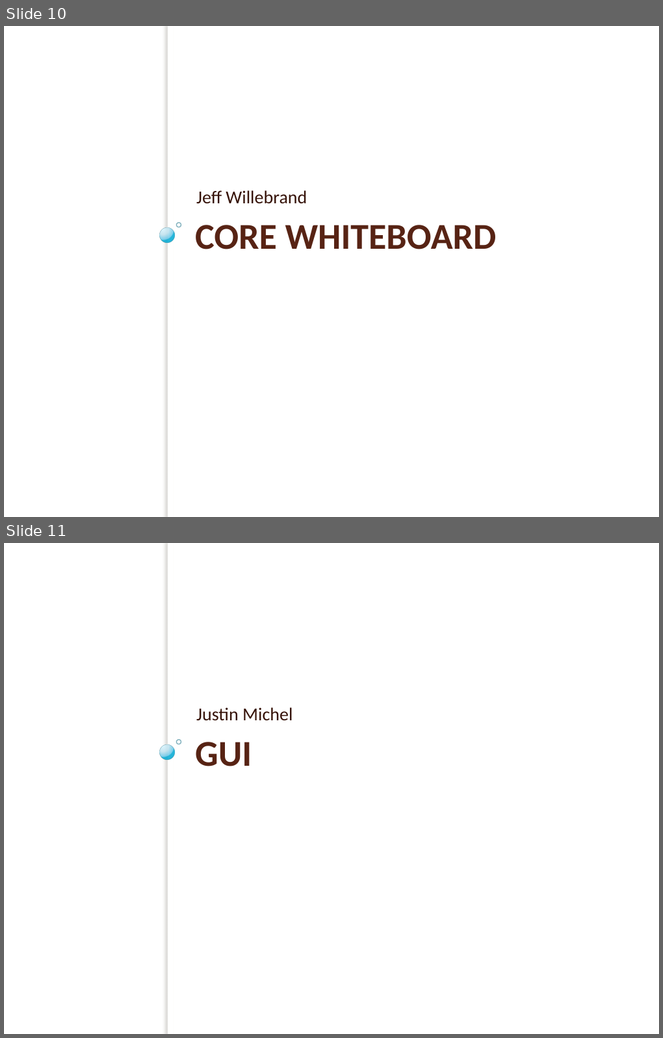
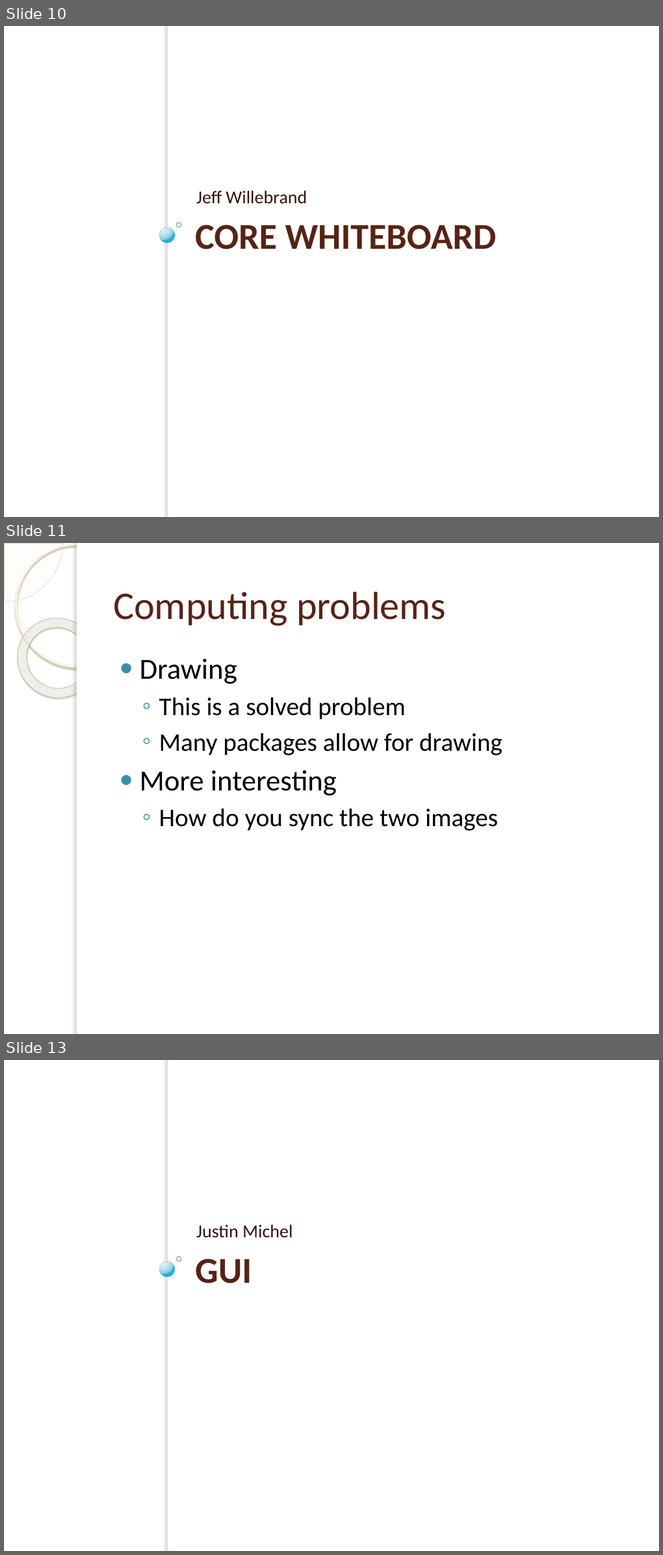
Before and after one commit to micphijus/eecs393whiteboard, a slide deck: Docs/Chatboard Build 1.pptx. Shown one above the other, each under a label of ours: slides 10 and 11 before the commit, slides 10, 11 and 13 after it; the slides between them are not shown. The pictures are 663x1038 and 663x1555 pixels, drawn with LibreOffice and Linux fonts; fonts in the diff are those of the drawing; background and template pictures are left out. Boxes give left, top, right and bottom in pixels: in the first picture for what was removed or moved away, otherwise in the second. Text is boxed around its words. In the diff, an @@ line names an element or a change of style, - is before the commit and + after.

```diff
--- a/Docs/Chatboard Build 1.pptx
+++ b/Docs/Chatboard Build 1.pptx
@@ slide 11 added at [4,543,659,1034], background picture (left out) @@
@@ pie slice (boxed as its full ellipse) added at [4,543,63,602], fill #FEFAF4 at 33% opacity, outline #D3C39F 0.25 pt @@
@@ ellipse added at [16,544,138,667], outline #FFF5DE 2.15 pt @@
@@ rectangle added at [77,543,659,1034], fill #FFFFFF @@
@@ rectangle added at [77,543,82,1034], fill #FFFFFF @@
@@ title added at [113,592,446,626], 43 pt, text #572314 @@
+Computing problems
@@ donut added at [4,602,114,714], fill gradient #FFFCF6 to #FFFEFB to #F0D28E, outline #C7B893 0.58 pt @@
@@ text added at [140,659,503,831], 28 pt, text #000000 @@
+● Drawing
+  ◦ This is a solved problem
+  ◦ Many packages allow for drawing
+● More interesting
+  ◦ How do you sync the two images
@@ what was slide 11 is now slide 13 @@
```
Also in this commit, not shown: 4 other slides added.
